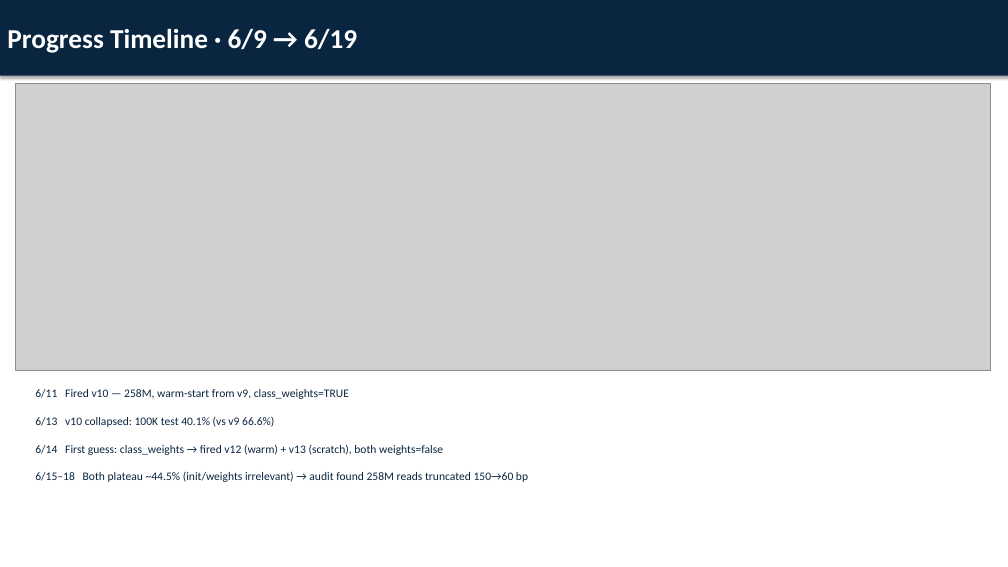
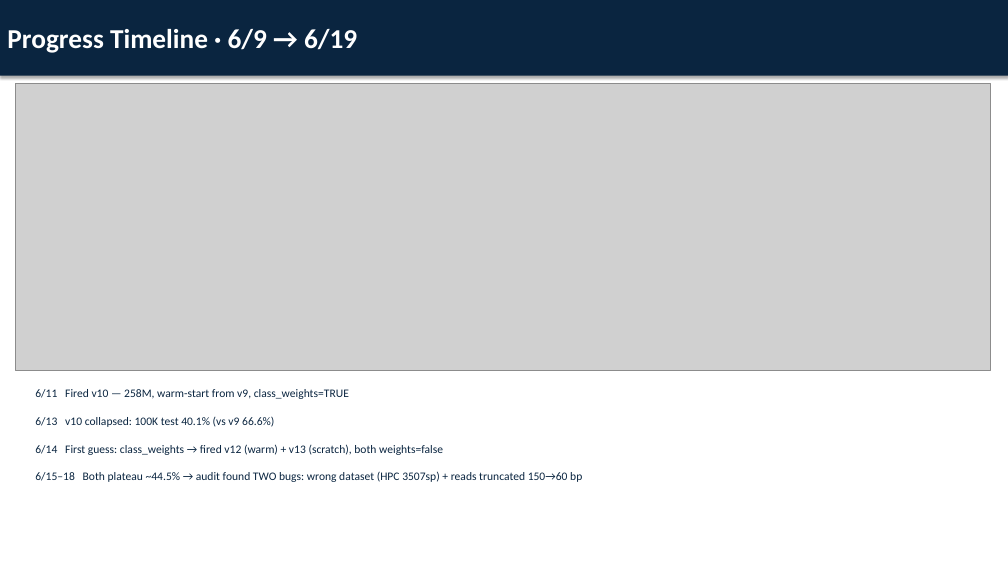
Before and after one commit to m2lab-ntu/gfm-classifier, a slide deck: slide 2 of docs/slides/meeting_2026_0619.pptx. Drawn at 1008x567 pixels with LibreOffice and Linux fonts; fonts in the diff are those of the drawing; grey boxes stand for pictures. Boxes give left, top, right and bottom in pixels: in the first picture for what was removed or moved away, otherwise in the second. Text is boxed around its words. In the diff, an @@ line names an element or a change of style, - is before the commit and + after.

```diff
--- a/docs/slides/meeting_2026_0619.pptx
+++ b/docs/slides/meeting_2026_0619.pptx
@@ text at (35,471,582,482): text changed @@
-6/15–18 Both plateau ~44.5% (init/weights irrelevant) → audit found 258M reads truncated 150→60 bp
+6/15–18 Both plateau ~44.5% → audit found TWO bugs: wrong dataset (HPC 3507sp) + reads truncated 150→60 bp
```
Also in this commit, not shown: 3 other slides changed, 6 other files.
